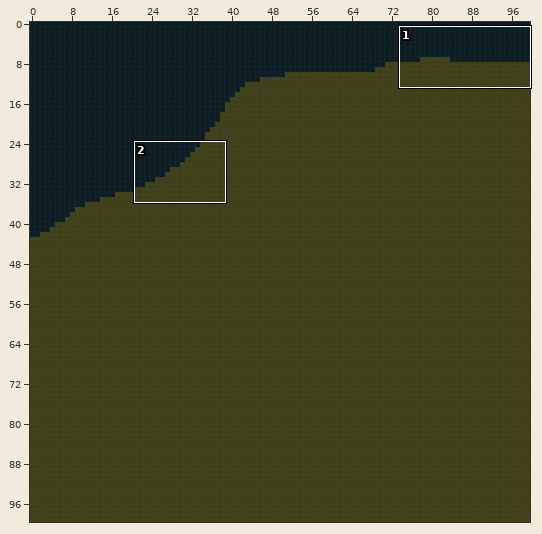
One commit to this Tiled map (JSON): LostAndDivine.ClientMonoGame/Content/Sectors/4_6.tmj. Above: a wide view before the commit, with the close-up outlined.
Close-up. The starting point:
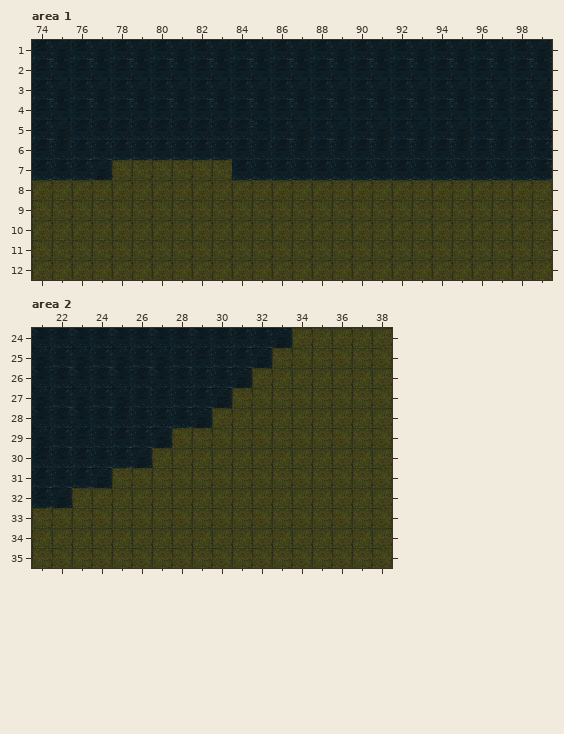
Cells are 64x64 px. Shown: area 1 x 74..99, y 1..12; area 2 x 21..38, y 24..35. The commit also changed other parts of the map, which this record leaves out.
The same view after the edit:
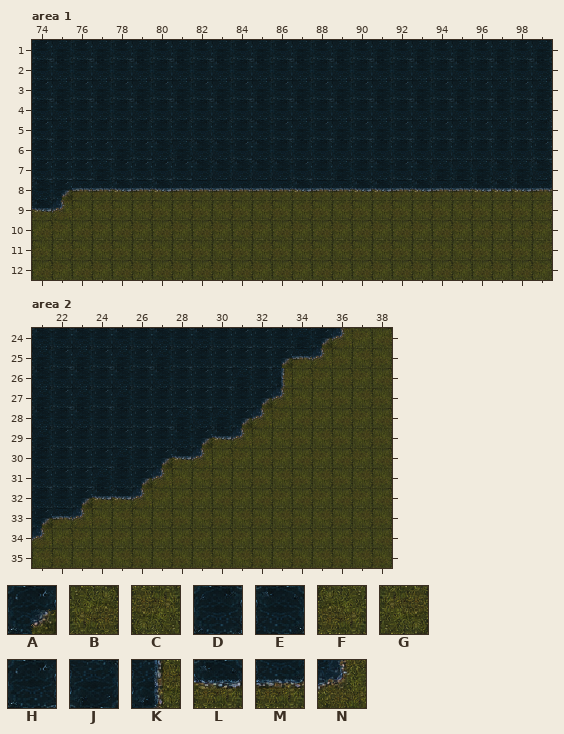
Key: from "World-Tilemap": A 10, B 91, C 92, D 99, E 100, F 121, G 122, H 129, J 130, K 131, L 159, M 160, N 161.
_ is an empty cell.
Diff:
Layer "Слой тайлов 1", area 1:
y 6: x 78 H -> J; x 80..85 HHHHDD -> EJEEHE
y 7: x 78..86 FGFGFGHHH -> HHHHEEEEE; x 88..91 HHHH -> DJDE; x 93..99 HHHHHHH -> EJJJEJE
y 8: x 74..99 BCBCBCBCBCBCBCBCBCBCBCBCBC -> EAMMLMLMMMMMMLMMLLMLMMLLLM
y 9: x 74..75 FG -> LN
Layer "Слой тайлов 1", area 2:
y 24: x 33..36 JBCB -> DJAN
y 25: x 32..35 JGFG -> HAMN
y 26: x 32..33 BC -> DK
y 27: x 30..33 JGFG -> DDAN
y 28: x 28..32 HJBCB -> JEJAN
y 29: x 27..31 JFGFG -> DEALN
y 30: x 25..29 HJCBC -> JDALN
y 31: x 25..27 GFG -> DAN
y 32: x 21..26 HJCBCB -> DDALLN
y 33: x 21..23 GFG -> AMN
y 34: x 21 C -> N
Changed places in both close-ups, as pixel boxes (x1, y1, x2, y2):
changed: (32, 140, 552, 220)
changed: (32, 328, 352, 548)
